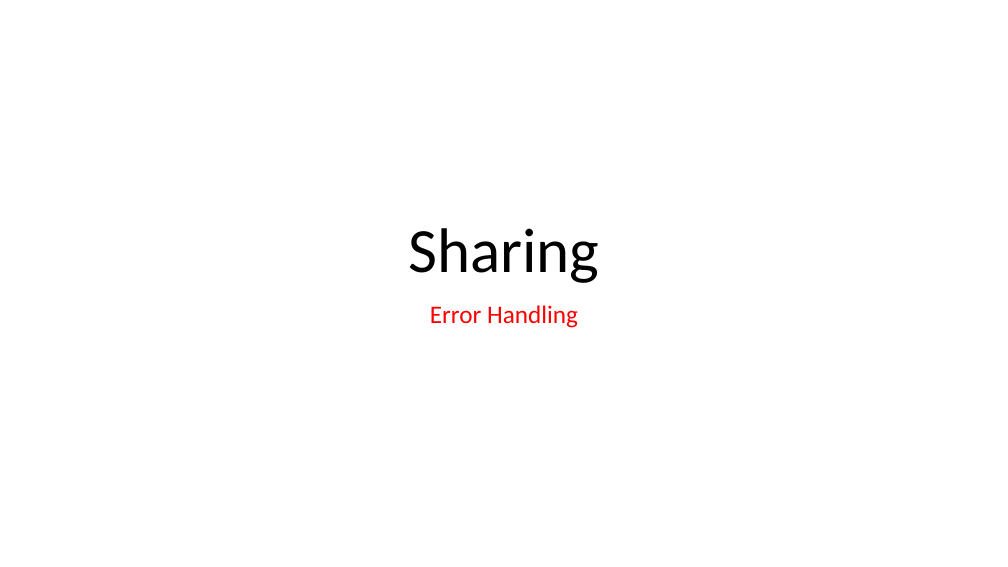
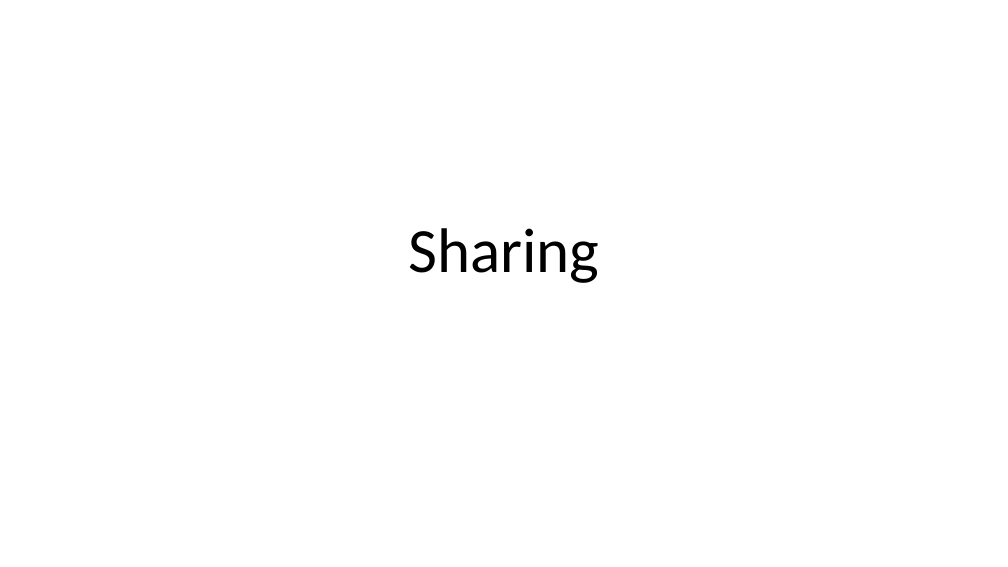
Before and after one commit to Jsalaz1989/x86-Assembly-ATT, a slide deck: slide 1 of sharing/8.0 Sharing.pptx. Drawn at 1008x567 pixels with LibreOffice and Linux fonts; fonts in the diff are those of the drawing. Boxes give left, top, right and bottom in pixels: in the first picture for what was removed or moved away, otherwise in the second. Text is boxed around its words. In the diff, an @@ line names an element or a change of style, - is before the commit and + after.

```diff
--- a/sharing/8.0 Sharing.pptx
+++ b/sharing/8.0 Sharing.pptx
@@ subtitle removed at <box>430,305,578,328</box> @@
-Error Handling
```
Also in this commit, not shown: 19 other slides changed.
